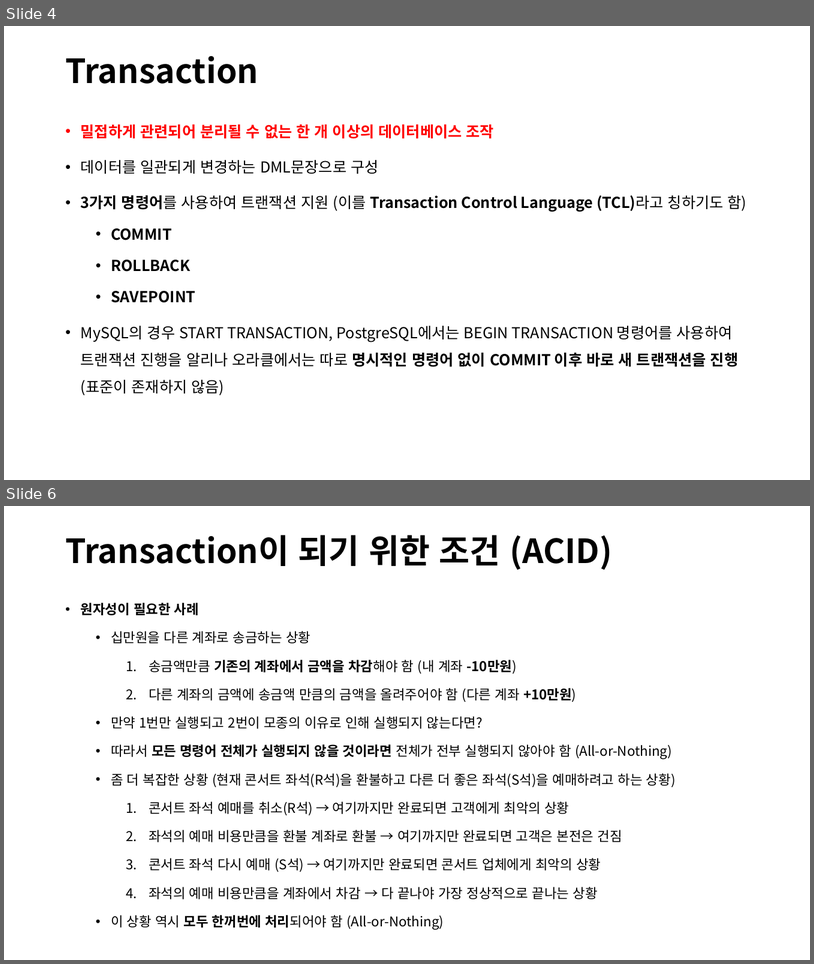
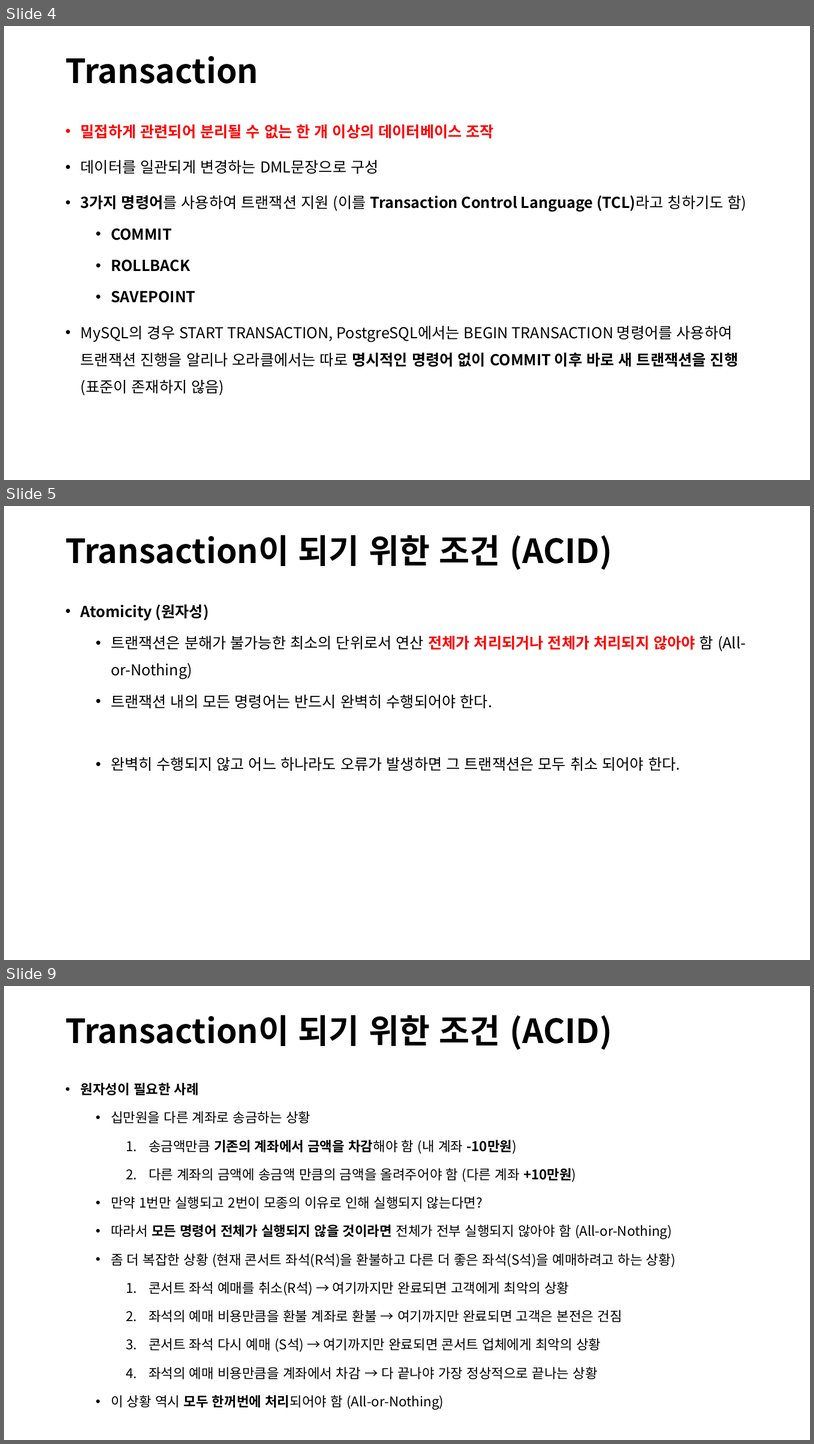
Before and after one commit to lhs501/mirim, a slide deck: TT.pptx. Shown one above the other, each under a label of ours: slides 4 and 6 before the commit, slides 4, 5 and 9 after it; the slides between them are not shown. The pictures are 814x964 and 814x1444 pixels, drawn with LibreOffice and Linux fonts; fonts in the diff are those of the drawing. Boxes give left, top, right and bottom in pixels: in the first picture for what was removed or moved away, otherwise in the second. Text is boxed around its words. In the diff, an @@ line names an element or a change of style, - is before the commit and + after.

```diff
--- a/TT.pptx
+++ b/TT.pptx
@@ slide 5 added at [4,506,810,960], background #FFFFFF @@
@@ title added at [65,535,612,570], 39.6 pt, text #000000, bold @@
+Transaction이 되기 위한 조건 (ACID)
@@ text added at [81,604,746,771], 18 pt, text #000000 @@
+• Atomicity (원자성)
+  • 트랜잭션은 분해가 불가능한 최소의 단위로서 연산 전체가 처리되거나 전체가 처리되지 않아야 함 (All-or-Nothing)
+  • 트랜잭션 내의 모든 명령어는 반드시 완벽히 수행되어야 한다.
+  • 완벽히 수행되지 않고 어느 하나라도 오류가 발생하면 그 트랜잭션은 모두 취소 되어야 한다.
@@ what was slide 6 is now slide 9 @@
```
Also in this commit, not shown: 3 slides changed, 4 other slides added, 1 other file.
